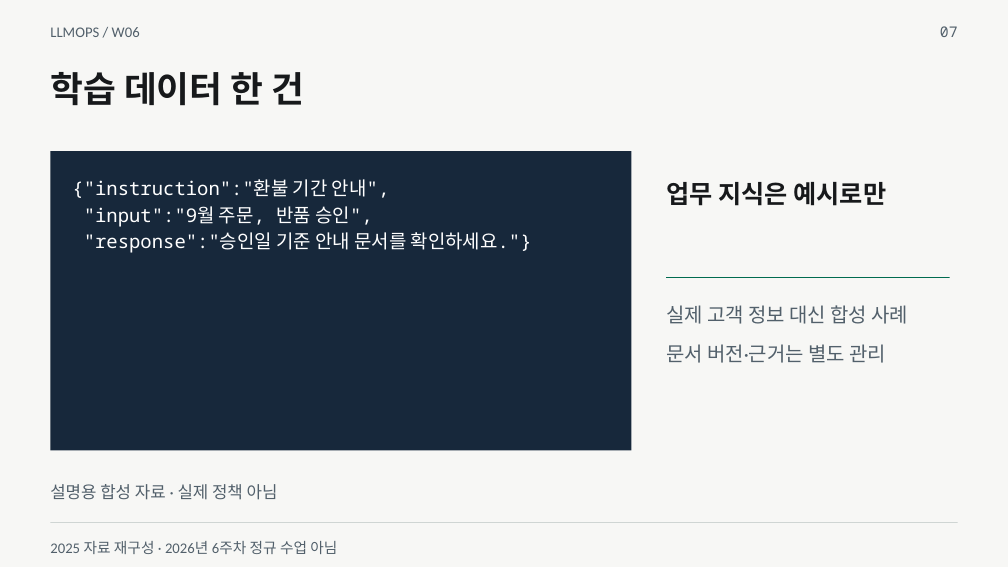
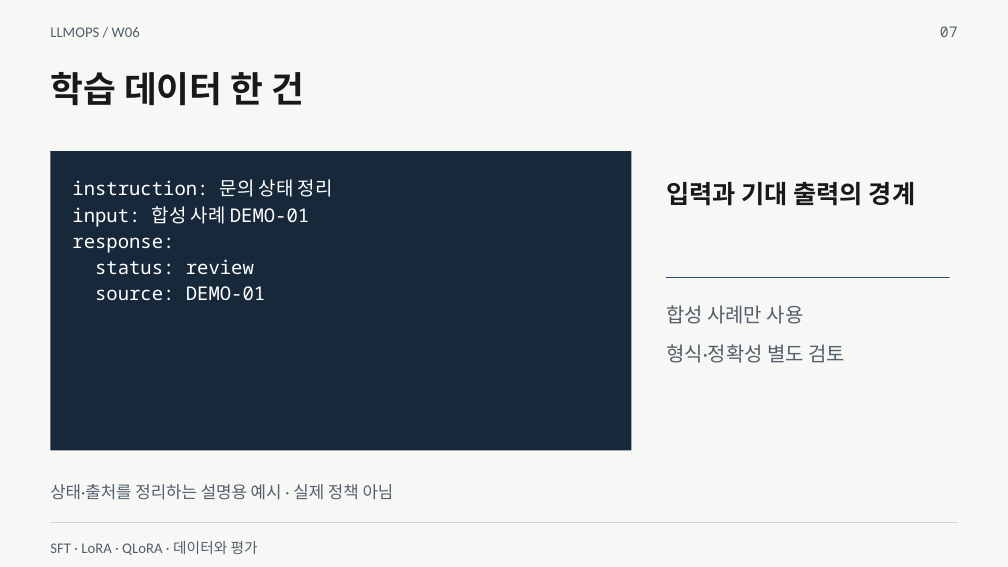
Before and after one commit to smilesjcha/llmops-16week, a slide deck: slide 7 of week06/lecture/06_week6_sft_lora_reference.pptx. Drawn at 1008x567 pixels with LibreOffice and Linux fonts; fonts in the diff are those of the drawing. Boxes give left, top, right and bottom in pixels: in the first picture for what was removed or moved away, otherwise in the second. Text is boxed around its words. In the diff, an @@ line names an element or a change of style, - is before the commit and + after.

```diff
--- a/week06/lecture/06_week6_sft_lora_reference.pptx
+++ b/week06/lecture/06_week6_sft_lora_reference.pptx
@@ text at [72,179,333,300]: text changed @@
-{"instruction":"환불 기간 안내",
-"input":"9월 주문, 반품 승인",
-"response":"승인일 기준 안내 문서를 확인하세요."}
+instruction: 문의 상태 정리
+input: 합성 사례 DEMO-01
+response:
+status: review
+source: DEMO-01
@@ text at [666,182,915,206]: text changed @@
-업무 지식은 예시로만
+입력과 기대 출력의 경계
@@ rectangle at [666,278,950,278]: fill #006B4F to #284B72 @@
@@ text at [666,305,804,324]: text changed @@
-실제 고객 정보 대신 합성 사례
+합성 사례만 사용
@@ text at [666,344,845,363]: text changed @@
-문서 버전·근거는 별도 관리
+형식·정확성 별도 검토
@@ text at [50,484,394,500]: text changed @@
-설명용 합성 자료 · 실제 정책 아님
+상태·출처를 정리하는 설명용 예시 · 실제 정책 아님
@@ text at [50,541,258,555]: text changed @@
-2025 자료 재구성 · 2026년 6주차 정규 수업 아님
+SFT · LoRA · QLoRA · 데이터와 평가
```
Also in this commit, not shown: 10 other slides changed, 21 slides added, 9 slides removed, 30 other files.
